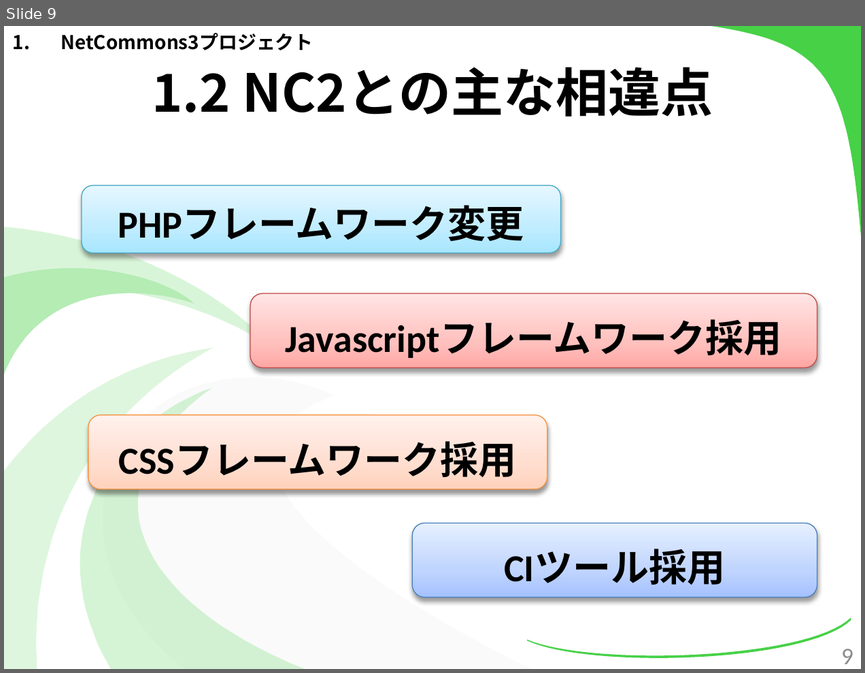
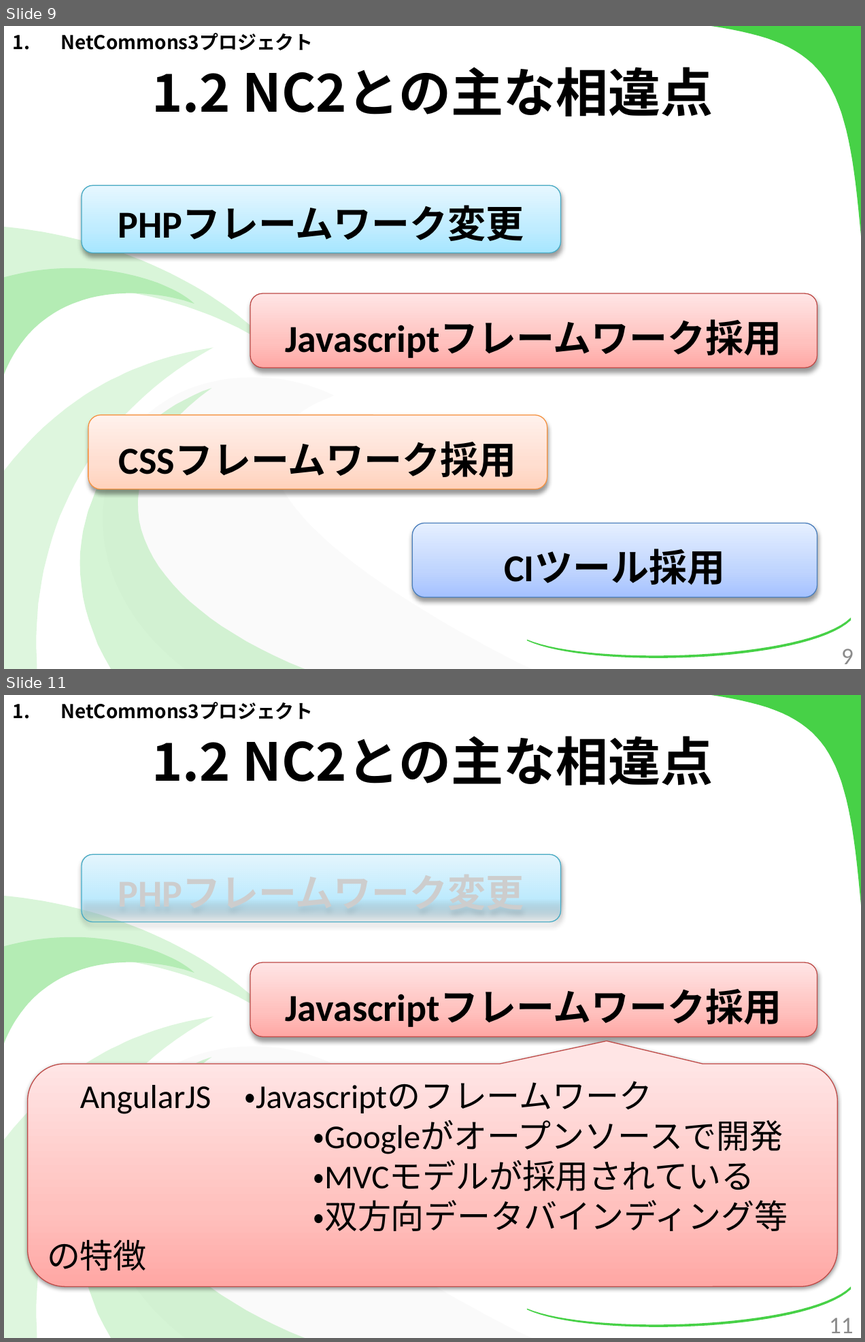
Before and after one commit to kotaro0717/Report-Management, a slide deck: PowerPoint/report_hokada.pptx. Shown one above the other, each under a label of ours: slide 9 before the commit, slides 9 and 11 after it; the slides between them are not shown. The pictures are 865x673 and 865x1342 pixels, drawn with LibreOffice and Linux fonts; fonts in the diff are those of the drawing. Boxes give left, top, right and bottom in pixels: in the first picture for what was removed or moved away, otherwise in the second. Text is boxed around its words. In the diff, an @@ line names an element or a change of style, - is before the commit and + after.

```diff
--- a/PowerPoint/report_hokada.pptx
+++ b/PowerPoint/report_hokada.pptx
@@ slide 11 added at (x1=4, y1=695, x2=861, y2=1338), background #FFFFFF; not listed: 7 template elements that a slide beside it also shows @@
@@ text added at (x1=60, y1=702, x2=313, y2=719), 16 pt, text #000000, bold @@
+1. NetCommons3プロジェクト
@@ title added at (x1=152, y1=736, x2=713, y2=785), 44 pt, text #000000, bold @@
+1.2 NC2との主な相違点
@@ rounded rectangle added at (x1=82, y1=854, x2=561, y2=922), fill gradient #A7E6FF to #C1EDFF to #E7F8FF, outline #46AAC5 0.75 pt, 32 pt, text #CDCDCD, bold @@
+PHPフレームワーク変更
@@ rounded rectangle added at (x1=250, y1=962, x2=816, y2=1037), fill gradient #FFA6A5 to #FFC0BF to #FFE7E7, outline #BF4C48 0.75 pt, 32 pt, text #000000, bold @@
+Javascriptフレームワーク採用
@@ rounded speech box added at (x1=28, y1=1064, x2=838, y2=1286), fill gradient #FFA6A5 to #FFC0BF to #FFE7E7, outline #BF4C48 0.75 pt, 28 pt, text #000000 @@
+AngularJS ・Javascriptのフレームワーク
+・Googleがオープンソースで開発
+・MVCモデルが採用されている
+・双方向データバインディング等の特徴
@@ rounded rectangle added at (x1=88, y1=1084, x2=547, y2=1159), fill gradient #FFD2BD to #FFDED0 to #FFF2ED, outline #F69240 0.75 pt, 32 pt, text #000000, bold @@
+CSSフレームワーク採用
@@ rounded rectangle added at (x1=412, y1=1192, x2=816, y2=1266), fill gradient #A4C4FF to #BFD4FF to #E6EEFF, outline #4B7EBC 0.75 pt, 32 pt, text #000000, bold @@
+CIツール採用
@@ page number added at (x1=829, y1=1317, x2=853, y2=1333), 20 pt, text #8C8C8C @@
+11
```
Also in this commit, not shown: 6 slides changed, 17 other slides added, 3 slides removed, 1 other file.
